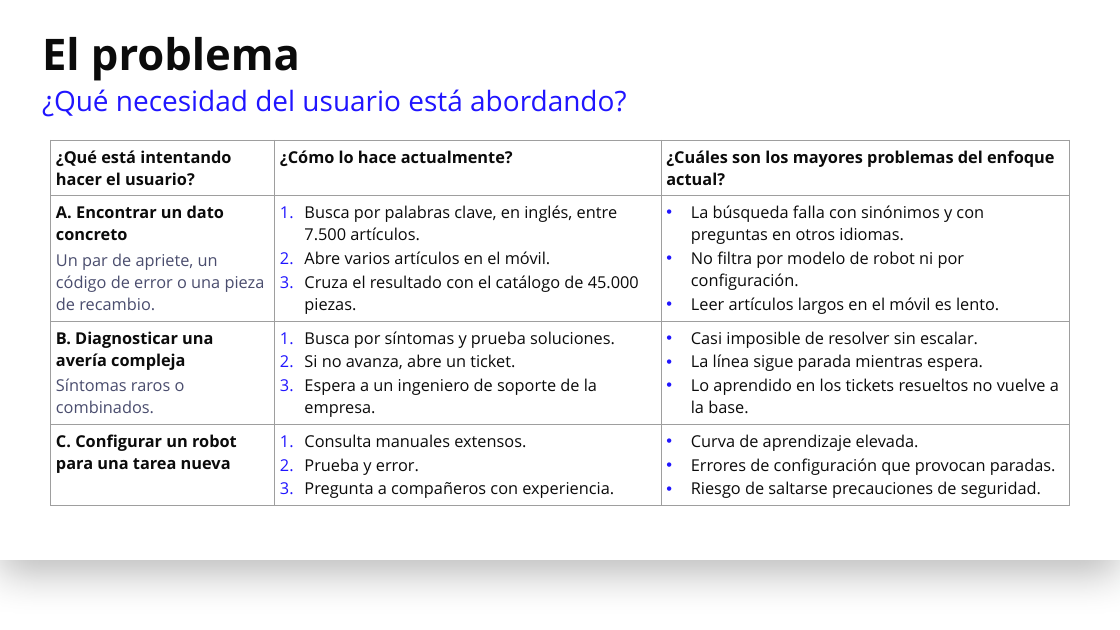
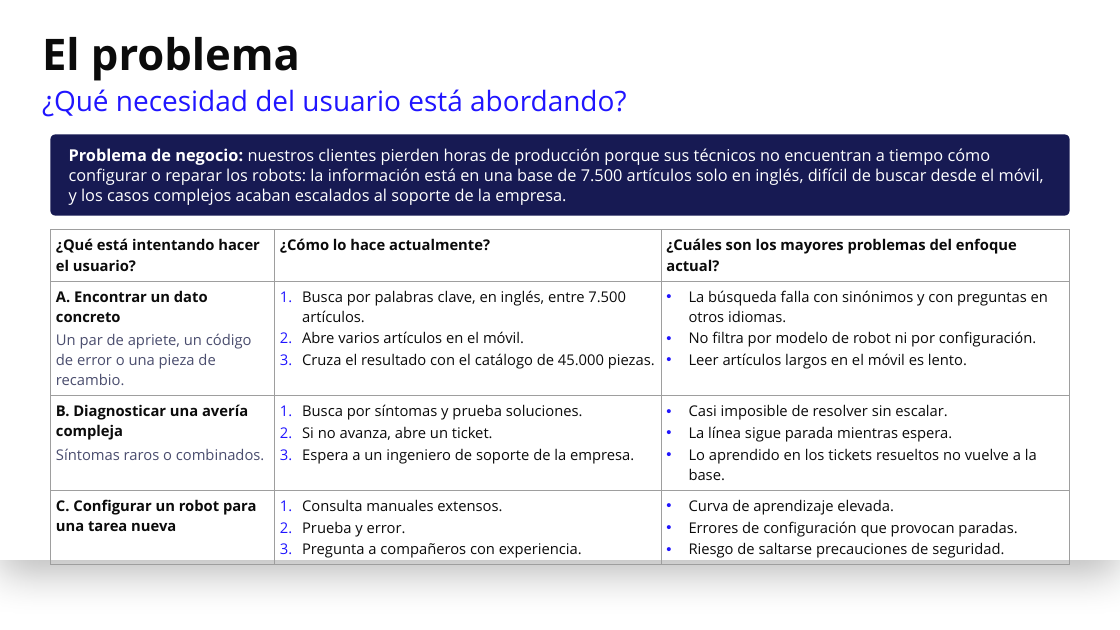
Before and after one commit to edgonzalezaccenture/udacity-ai-product-manager-llm-project, a slide deck: slide 4 of asesor-experto-ia-escenario-c.pptx. Drawn at 1120x630 pixels with LibreOffice and Linux fonts; fonts in the diff are those of the drawing; background and template pictures are left out. Boxes give left, top, right and bottom in pixels: in the first picture for what was removed or moved away, otherwise in the second. Text is boxed around its words. In the diff, an @@ line names an element or a change of style, - is before the commit and + after.

```diff
--- a/asesor-experto-ia-escenario-c.pptx
+++ b/asesor-experto-ia-escenario-c.pptx
@@ rounded rectangle added at bbox=[50, 134, 1070, 216], fill #171A53, 21 pt, text #FFFFFF @@
+Problema de negocio: nuestros clientes pierden horas de producción porque sus técnicos no encuentran a tiempo cómo configurar o reparar los robots: la información está en una base de 7.500 artículos solo en inglés, difícil de buscar desde el móvil, y los casos complejos acaban escalados al soporte de la empresa.
@@ table at bbox=[50, 230, 1070, 562] @@
@@ size 21 to 19 pt @@
@@ indent changed @@
@@ table: place and size @@
-table at bbox=[50, 140, 1070, 502]
+table at bbox=[50, 230, 1070, 562]
```
Also in this commit, not shown: 1 other slide changed, 1 other file.
